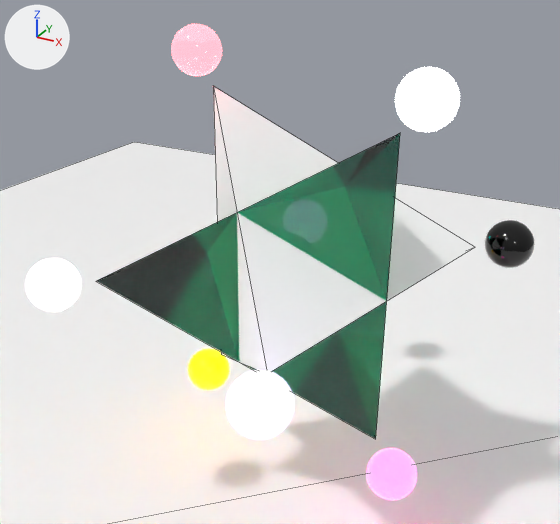
Renders of the glTF model assets/scenes/uiscene1.glb from each side of a commit.
The view is the same before and after, from a 50 mm camera at (5.88, -11.24, 5.58) aimed at (-0.23, -0.12, 0.02). Lighting does not change. The marker at upper left points along +X, +Y and +Z. The older version comes first. Mesh edges are drawn as thin lines on the coarser meshes. Where no turn or scale is listed for an object, it has been applied to the vertices. Vertices at exactly the same position are counted once.

The first picture shows 'Architect', 'Empath', 'Explorer', 'Jester', 'Merkaba_Diamond', 'Merkaba_Emerald', 'Oracle', 'Reflection_Plane', 'Sentinel', 'Witness'.
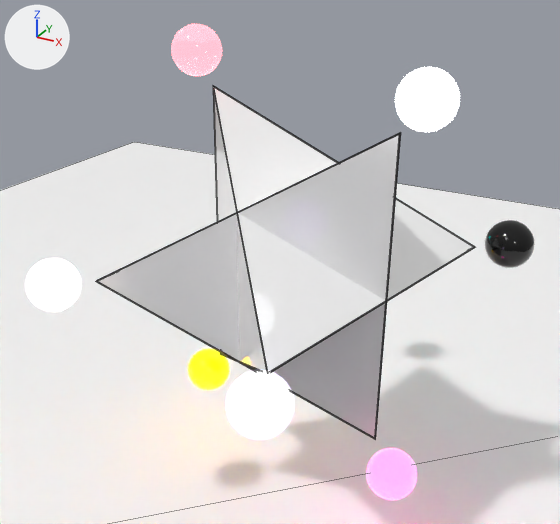
Pixel boxes (x1, y1, x2, y2) of what changed, in the pictures (560 x 524 px):
```json
{"object": "Merkaba_Emerald", "change": "reshaped", "before": [97, 133, 400, 439], "after": [96, 133, 401, 439]}
{"part": 1, "of": "me_merkaba_diamond_005", "change": "added", "after": [213, 86, 475, 372]}
{"part": 2, "of": "me_merkaba_emerald_005", "change": "added", "after": [96, 133, 401, 439]}
{"part": 3, "of": "me_merkaba_emerald_005", "change": "recoloured", "before": [98, 135, 399, 438], "after": [98, 135, 399, 438]}
```

Edits to the scene script, one JSON object a line:
```json
{"op": "add", "block": "mat_star_tetra_edge", "code": ["mat_star_tetra_edge = principled_material('Star_Tetra_Edge')", "mat_star_tetra_edge.base_color = (0.0, 0.0, 0.0)  # black #000000", "mat_star_tetra_edge.roughness = 0.45"]}
{"op": "add", "block": "mat_star_tetra_glass", "code": ["mat_star_tetra_glass = principled_material('Star_Tetra_Glass')", "mat_star_tetra_glass.base_color = (1.0, 1.0, 1.0)  # white #ffffff", "mat_star_tetra_glass.roughness = 0.03"]}
{"block": "me_merkaba_diamond_005", "where": "# used by ob_merkaba_diamond; location = (0.0, 0.0, 0.0)"}
{"op": "remove", "block": "me_merkaba_diamond_005", "code": "me_merkaba_diamond_005.from_pydata(...)  # 4 vertices, 4 faces; spans x -2.03..2.61, y -3.22..2.27, z -2.74..2.91"}
{"op": "remove", "block": "me_merkaba_diamond_005", "code": "me_merkaba_diamond_005.materials.append(mat_qsic_neural_fire_005)  # white #ffffff"}
{"op": "add", "block": "me_merkaba_diamond_005", "code": "me_merkaba_diamond_005.from_pydata(...)  # 24 vertices, 52 faces; spans x -2.04..2.62, y -3.23..2.28, z -2.75..2.92"}
{"block": "me_merkaba_diamond_005", "change": "me_merkaba_diamond_005 part 1: a new loose piece of 20 vertices spanning x -2.04..2.62, y -3.23..2.28, z -2.75..2.92, in mat_star_tetra_edge (black #000000)"}
{"op": "add", "block": "me_merkaba_diamond_005", "code": "me_merkaba_diamond_005.materials.append(mat_star_tetra_glass)  # white #ffffff"}
{"op": "add", "block": "me_merkaba_diamond_005", "code": "me_merkaba_diamond_005.materials.append(mat_star_tetra_edge)  # black #000000"}
{"block": "me_merkaba_emerald_005", "where": "# used by ob_merkaba_emerald; location = (0.0, 0.0, 0.0)"}
{"op": "remove", "block": "me_merkaba_emerald_005", "code": "me_merkaba_emerald_005.from_pydata(...)  # 4 vertices, 4 faces; spans x -2.61..2.03, y -2.27..3.22, z -2.91..2.74"}
{"op": "add", "block": "me_merkaba_emerald_005", "code": "me_merkaba_emerald_005.from_pydata(...)  # 24 vertices, 52 faces; spans x -2.62..2.04, y -2.28..3.23, z -2.92..2.75"}
{"block": "me_merkaba_emerald_005", "change": "me_merkaba_emerald_005 part 2: a new loose piece of 20 vertices spanning x -2.62..2.04, y -2.28..3.23, z -2.92..2.75, in mat_star_tetra_edge (black #000000)"}
{"block": "me_merkaba_emerald_005", "change": "me_merkaba_emerald_005 part 3: 4 faces spanning x -2.61..2.03, y -2.27..3.22, z -2.91..2.74 switch from mat_deep_emerald_005 (green #009559) to mat_star_tetra_glass (white #ffffff)"}
{"op": "add", "block": "me_merkaba_emerald_005", "code": "me_merkaba_emerald_005.materials.append(mat_star_tetra_edge)  # black #000000"}
```
